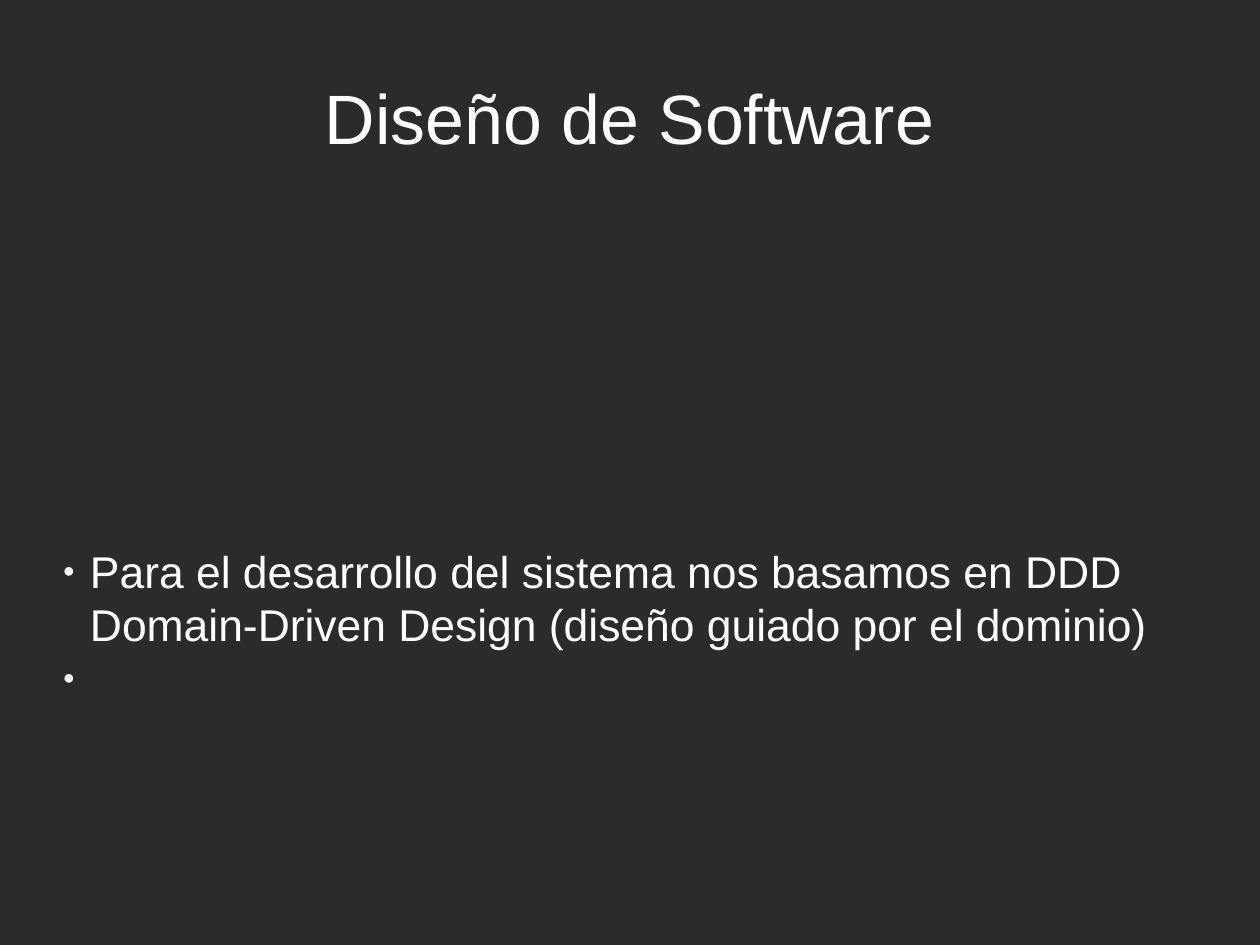
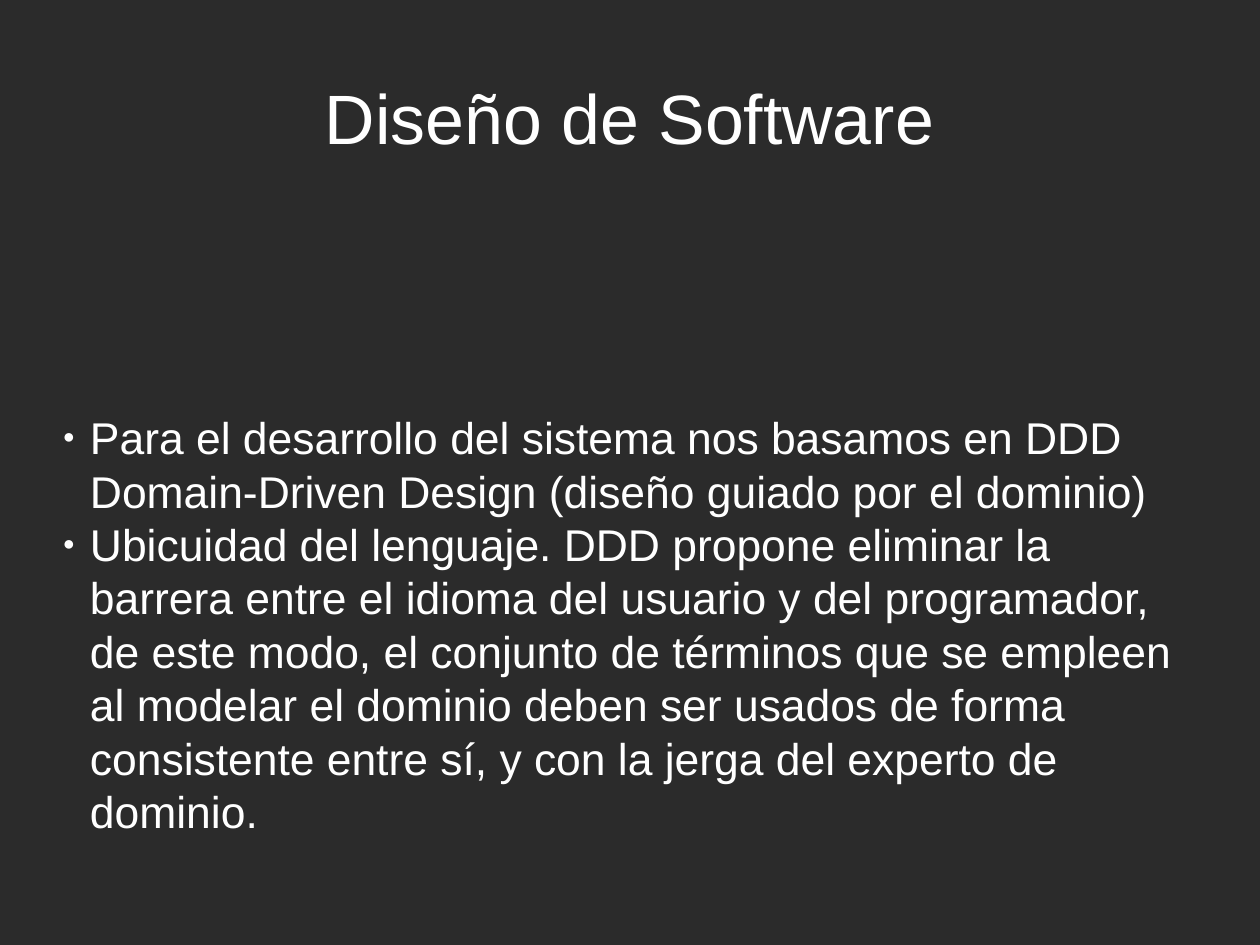
Before and after one commit to PlusCel/PlusCel, a slide deck: slide 6 of presentacion/PresentacionFinal.odp. Drawn at 1260x945 pixels with LibreOffice and Linux fonts; fonts in the diff are those of the drawing; background and template pictures are left out; a plain dark background stands for a picture behind light text. Boxes give left, top, right and bottom in pixels: in the first picture for what was removed or moved away, otherwise in the second. Text is boxed around its words. In the diff, an @@ line names an element or a change of style, - is before the commit and + after.

Commit message:
Presentacion Final

```diff
--- a/presentacion/PresentacionFinal.odp
+++ b/presentacion/PresentacionFinal.odp
@@ subtitle at [90,528,1170,829]: paragraph added @@
+● Ubicuidad del lenguaje. DDD propone eliminar la barrera entre el idioma del usuario y del programador, de este modo, el conjunto de términos que se empleen al modelar el dominio deben ser usados de forma consistente entre sí, y con la jerga del experto de dominio.
```
Also in this commit, not shown: 5 other slides changed, 1 slide removed, 1 other file.
